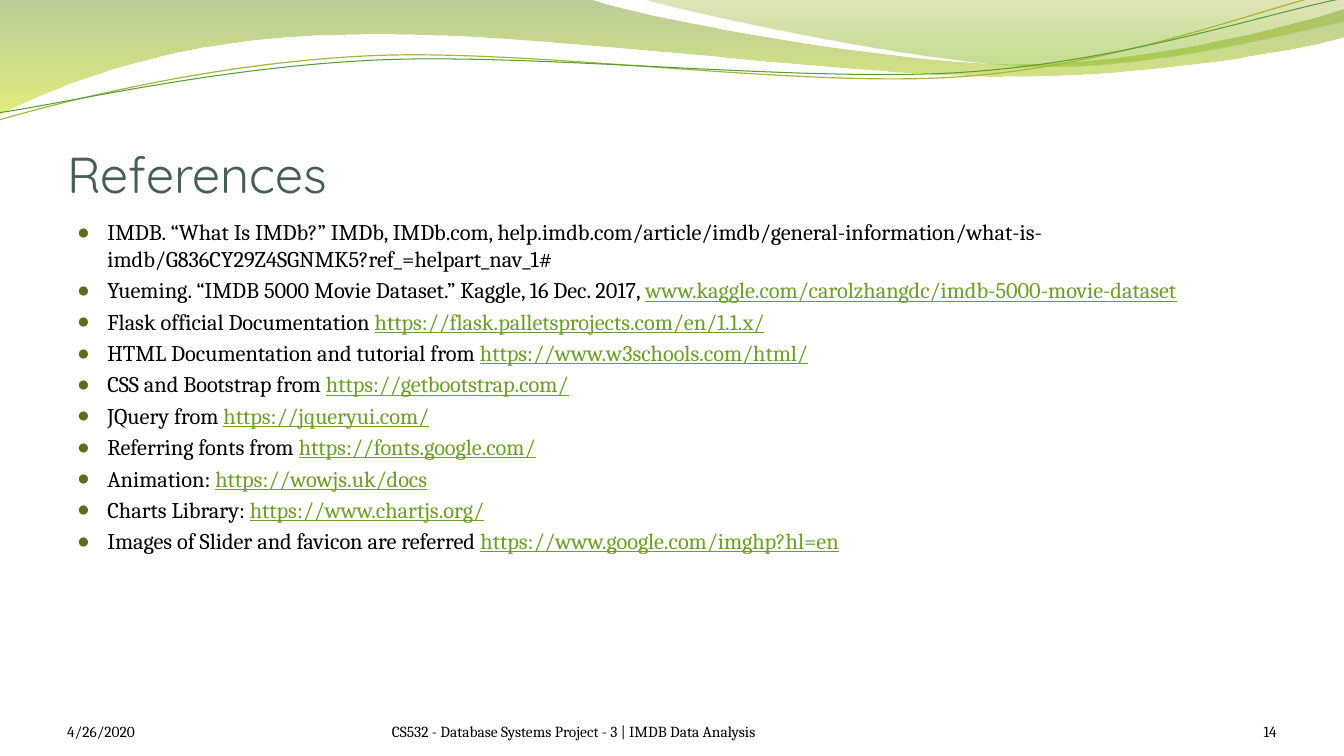
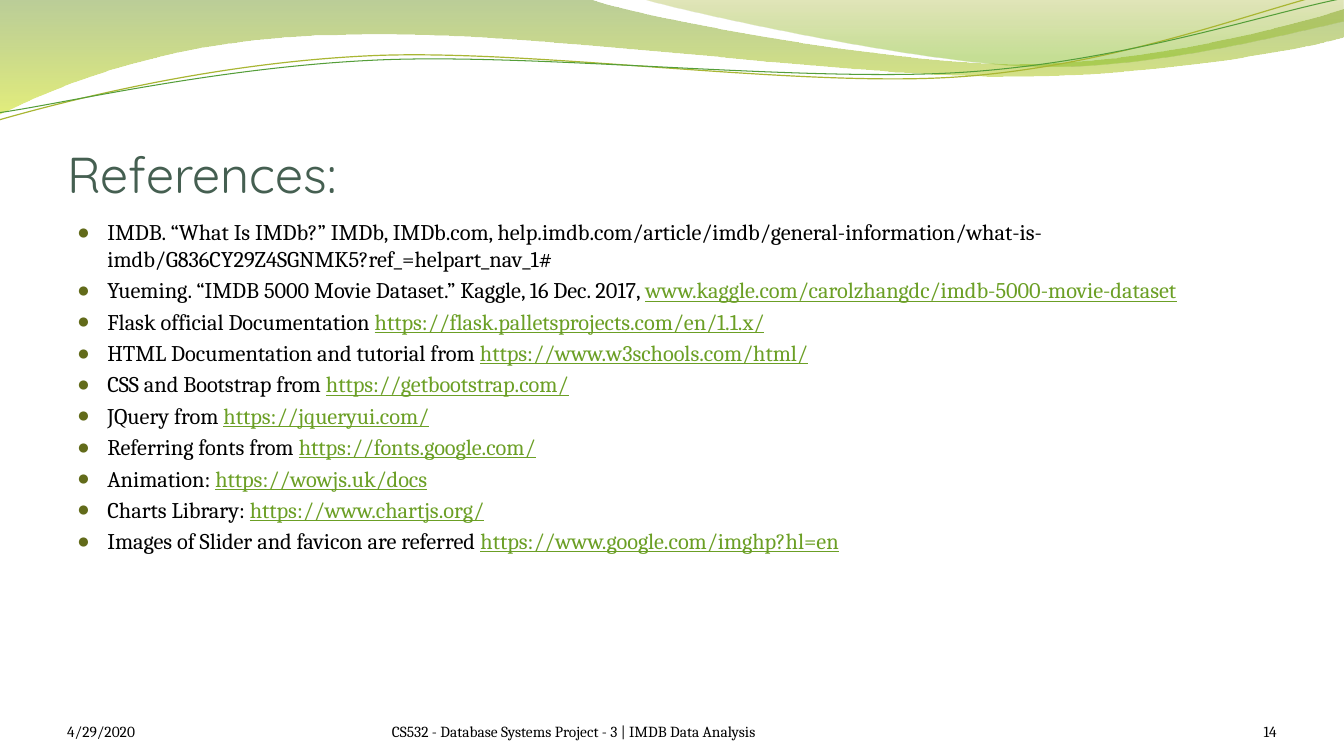
Before and after one commit to satrio-yudhoatmojo/CS532-Database-Systems-Spring-2020, a slide deck: slide 14 of Project-03/docs/saraf-yudhoatmojo_Presentation.pptx. Drawn at 1344x756 pixels with LibreOffice and Linux fonts; fonts in the diff are those of the drawing; background and template pictures are left out. Boxes give left, top, right and bottom in pixels: in the first picture for what was removed or moved away, otherwise in the second. Text is boxed around its words. In the diff, an @@ line names an element or a change of style, - is before the commit and + after.

```diff
--- a/Project-03/docs/saraf-yudhoatmojo_Presentation.pptx
+++ b/Project-03/docs/saraf-yudhoatmojo_Presentation.pptx
@@ title at box(67, 156, 337, 194): text changed @@
-References
+References:
@@ text at box(67, 726, 135, 739): text changed @@
-4/26/2020
+4/29/2020
```
Also in this commit, not shown: 14 other slides changed.
